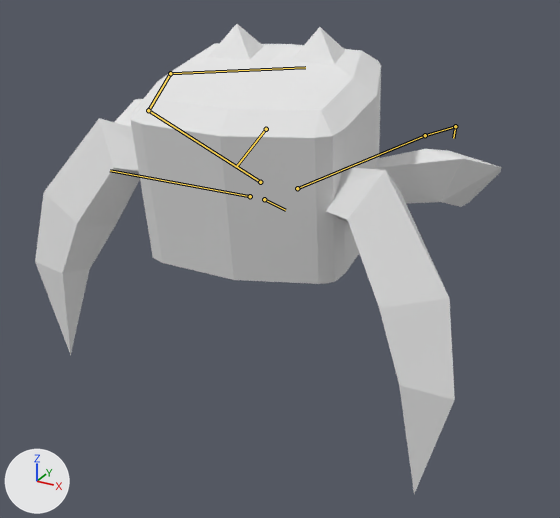
Two versions of the Blender file SGA - Twix Gaming/Assets/Meshes/alien_parts.blend, one commit apart.
The view is the same before and after, from a 50 mm camera at (0.579, -1.019, 0.667) aimed at (-0.028, 0.084, 0.115). Lighting does not change. The marker at lower left points along +X, +Y and +Z. The bones that change are drawn over the model as lines.

Objects in the first picture: 'Body', 'Feets.000', 'Feets.001', 'Feets.002', 'Feets.003'.
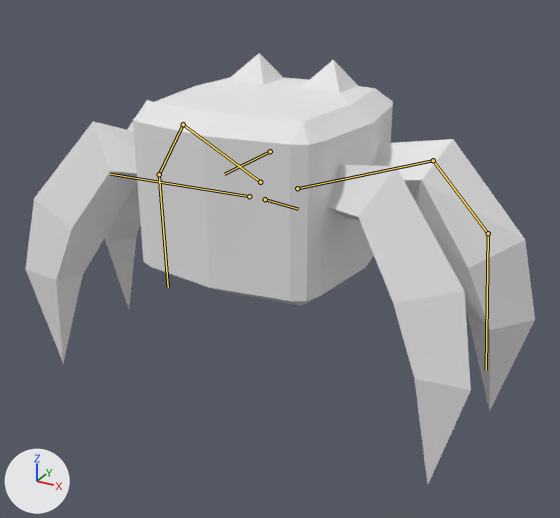
The newer file adds an action. The first version stands in its rest pose; the second is drawn at frame 0 of the action 'Idle'.

Location of each change, (x1, y1, x2, y2) in pixels of the pictures (560 x 518 px):
'Body', posed: before (130, 24, 381, 284); after (133, 53, 393, 306)
'Feets.002', posed (10% wider): before (326, 167, 455, 494); after (329, 164, 471, 484)
'Feets.000', posed (28% wider, 363% taller): before (376, 149, 502, 207); after (374, 139, 535, 411)
'Feets.001', posed: before (35, 118, 140, 355); after (26, 121, 137, 363)
'Feets.003', posed: before (115, 99, 143, 127); after (105, 100, 153, 308)
bone 'Bone', root to tip: before (260, 182) to (148, 110); after (260, 182) to (183, 124)
bone 'Bone.001', root to tip: before (148, 110) to (170, 73); after (183, 124) to (159, 174)
bone 'Bone.002', root to tip: before (170, 73) to (305, 67); after (159, 174) to (168, 287)
bone 'Bone.003', root to tip: before (264, 199) to (285, 210); after (265, 199) to (298, 209)
bone 'Bone.006', root to tip: before (297, 188) to (425, 135); after (297, 188) to (433, 160)
bone 'Bone.007', root to tip: before (425, 135) to (455, 126); after (433, 160) to (488, 233)
bone 'Bone.008', root to tip: before (455, 126) to (453, 138); after (488, 233) to (486, 370)
bone 'Bone.009', root to tip: before (250, 196) to (110, 170); after (249, 196) to (110, 174)
bone 'Bone.012', root to tip: before (266, 129) to (236, 166); after (270, 151) to (224, 174)

The change in detail:
Bone 'Bone' (bone_bone) turns from (62, -40, -72) to (14, 4, 2) degrees about its own x, y and z.
Bone 'Bone.001' (bone_bone_001) turns from (-14, -4, -3) to (0, 0, 0) degrees about its own x, y and z.
Bone 'Bone.002' (bone_bone_002) turns from (-30, -1, -6) to (0, 0, 0) degrees about its own x, y and z.
Bone 'Bone.003' (bone_bone_003) moves from (0.0, 0.001, 0.001) to (0.0, 0.0, 0.0).
Bone 'Bone.003' (bone_bone_003) turns from (4, -1, 0) to (0, 0, 0) degrees about its own x, y and z.
Bone 'Bone.006' (bone_bone_006) turns from (3, 68, 10) to (14, -4, -1) degrees about its own x, y and z.
Bone 'Bone.007' (bone_bone_007) turns from (3, 1, -3) to (0, 0, 0) degrees about its own x, y and z.
Bone 'Bone.008' (bone_bone_008) turns from (-13, 4, -4) to (0, 0, 0) degrees about its own x, y and z.
Bone 'Bone.009' (bone_bone_009) moves from (0.0, -0.001, 0.0) to (0.0, -0.001, 0.001).
Bone 'Bone.009' (bone_bone_009) turns from (-4, -1, 0) to (0, 0, 0) degrees about its own x, y and z.
Bone 'Bone.012' (bone_bone_012) moves from (0.0, 0.012, -0.039) to (0.0, 0.0, 0.0).
Bone 'Bone.012' (bone_bone_012) turns from (9, 0, -11) to (0, 0, 0) degrees about its own x, y and z.
